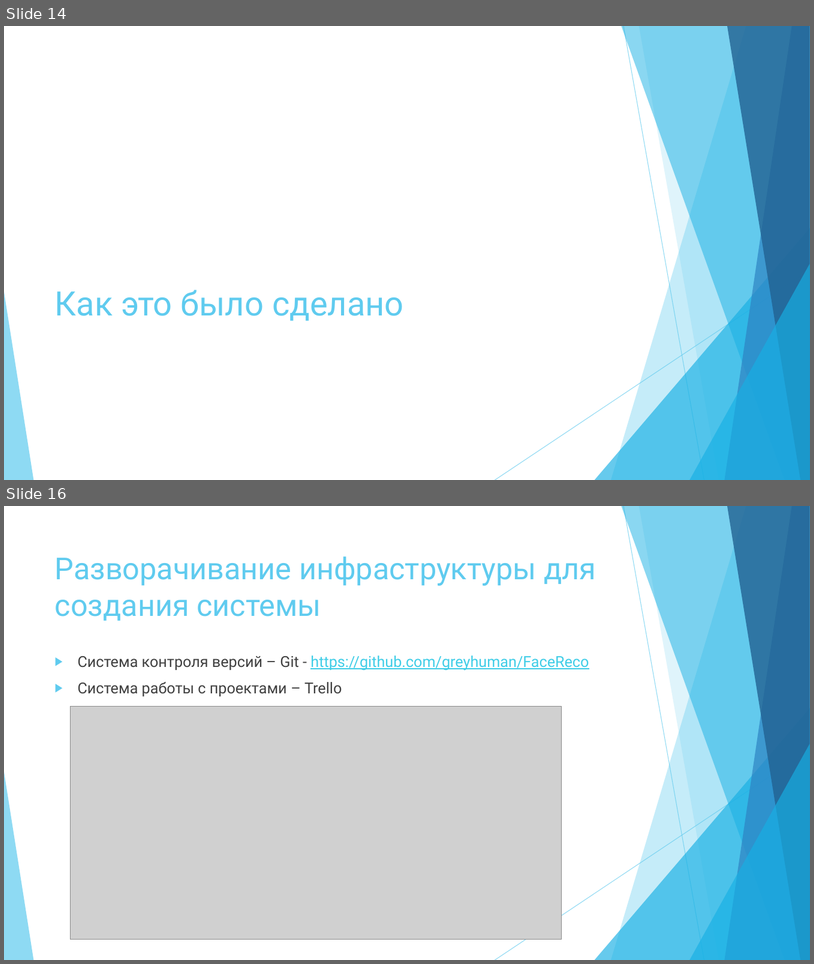
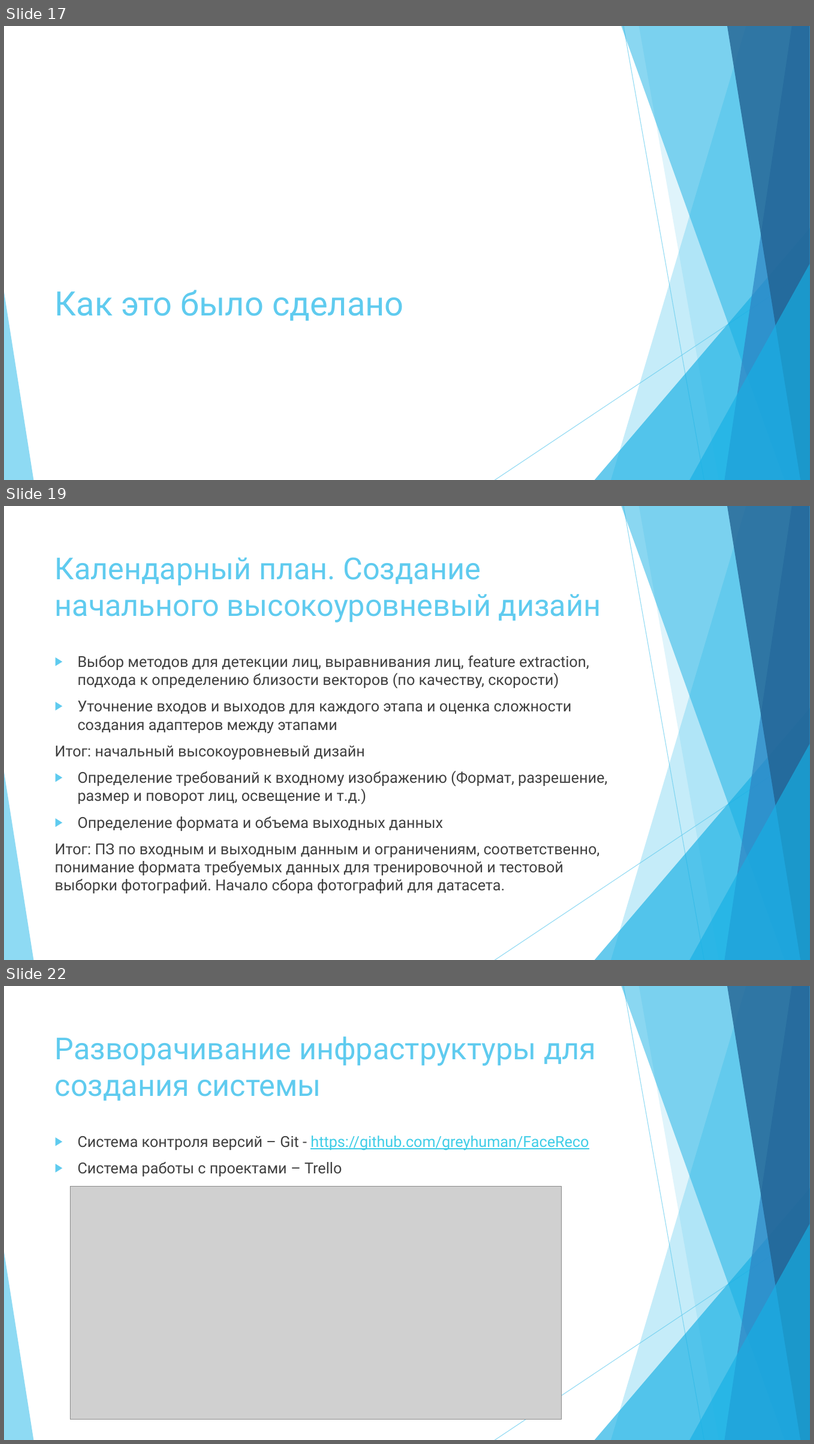
Before and after one commit to greyhuman/FaceReco, a slide deck: docs/external/Итоговая презентация.pptx. Shown one above the other, each under a label of ours: slides 14 and 16 before the commit, slides 17, 19 and 22 after it; the slides between them are not shown. The pictures are 814x964 and 814x1444 pixels, drawn with LibreOffice and Linux fonts; fonts in the diff are those of the drawing; grey boxes stand for pictures. Boxes give left, top, right and bottom in pixels: in the first picture for what was removed or moved away, otherwise in the second. Text is boxed around its words. In the diff, an @@ line names an element or a change of style, - is before the commit and + after.

```diff
--- a/docs/external/Итоговая презентация.pptx
+++ b/docs/external/Итоговая презентация.pptx
@@ slide 19 added at (x1=4, y1=506, x2=810, y2=960), background #FFFFFF; not listed: 10 template elements that a slide beside it also shows @@
@@ title added at (x1=55, y1=557, x2=602, y2=622), 36 pt, text #5FCBEF @@
+Календарный план. Создание начального высокоуровневый дизайн
@@ text added at (x1=55, y1=655, x2=608, y2=893), 18 pt, text #404040 @@
+▶ Выбор методов для детекции лиц, выравнивания лиц, feature extraction, подхода к определению близости векторов (по качеству, скорости)
+▶ Уточнение входов и выходов для каждого этапа и оценка сложности создания адаптеров между этапами
+Итог: начальный высокоуровневый дизайн
+▶ Определение требований к входному изображению (Формат, разрешение, размер и поворот лиц, освещение и т.д.)
+▶ Определение формата и объема выходных данных
+Итог: ПЗ по входным и выходным данным и ограничениям, соответственно, понимание формата требуемых данных для тренировочной и тестовой выборки фотографий. Начало сбора фотографий для датасета.
@@ what was slide 14 is now slide 17 @@
@@ what was slide 16 is now slide 22 @@
```
Also in this commit, not shown: 9 slides changed, 4 other slides added, 1 slide removed.
